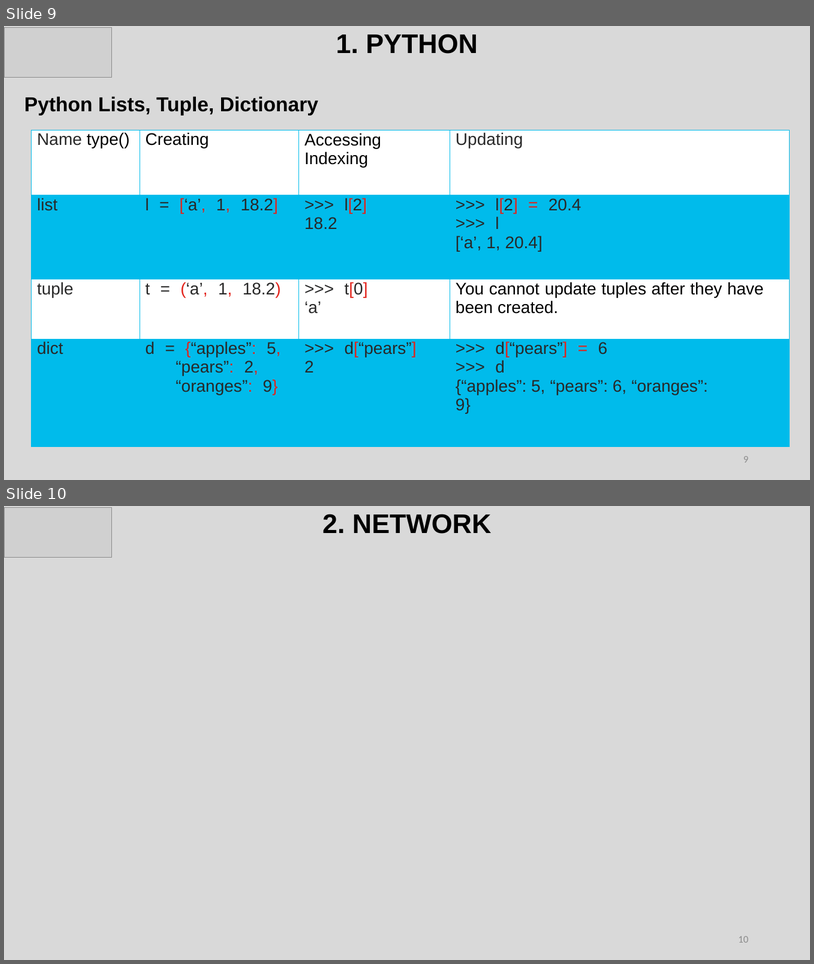
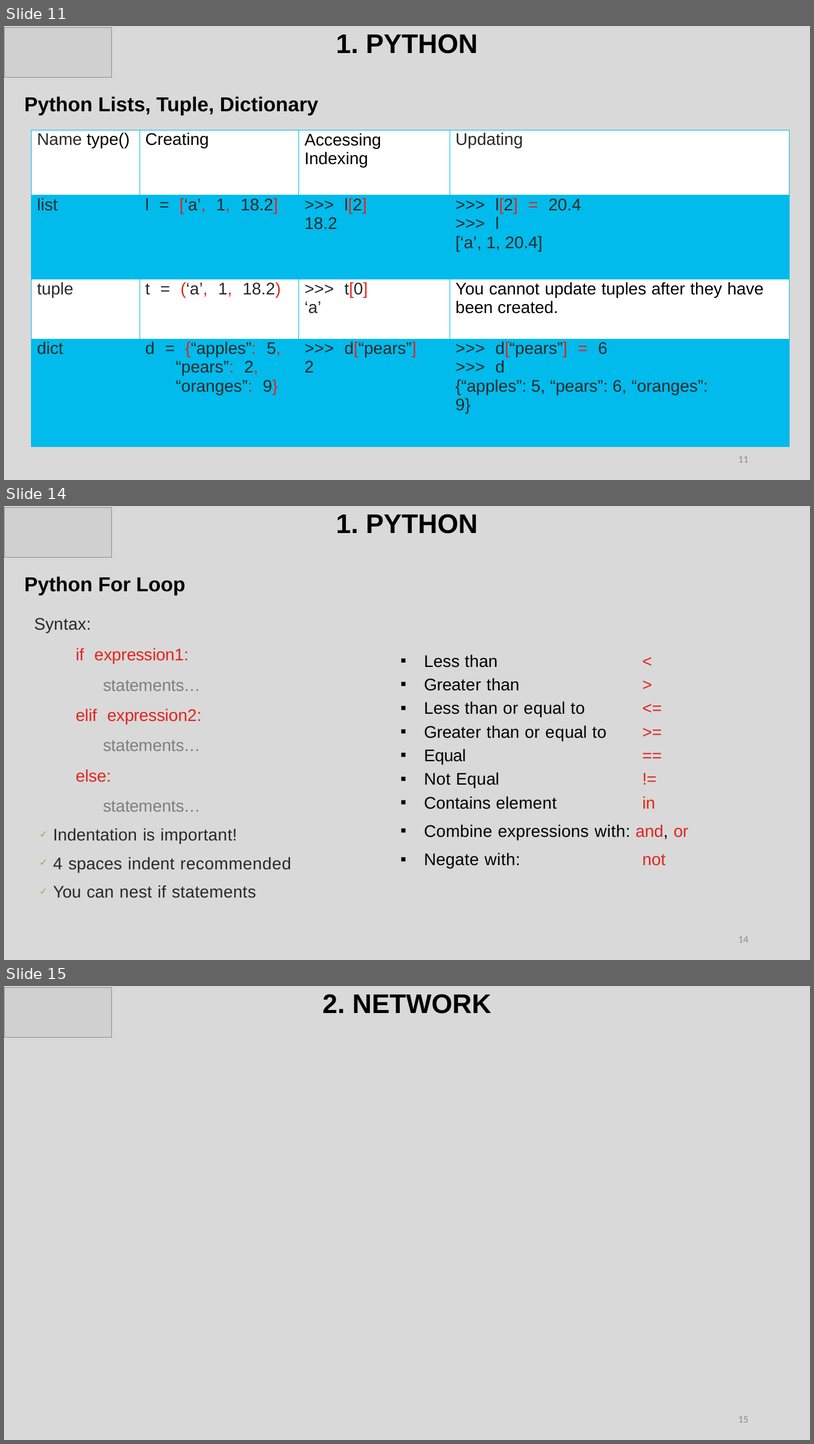
Before and after one commit to lethanhhai279/TMA, a slide deck: Presen_Section1.pptx. Shown one above the other, each under a label of ours: slides 9 and 10 before the commit, slides 11, 14 and 15 after it; the slides between them are not shown. The pictures are 814x964 and 814x1444 pixels, drawn with LibreOffice and Linux fonts; fonts in the diff are those of the drawing; grey boxes stand for pictures. Boxes give left, top, right and bottom in pixels: in the first picture for what was removed or moved away, otherwise in the second. Text is boxed around its words. In the diff, an @@ line names an element or a change of style, - is before the commit and + after.

```diff
--- a/Presen_Section1.pptx
+++ b/Presen_Section1.pptx
@@ slide 14 added at <box>4,506,810,960</box>, background #D9D9D9 @@
@@ picture added at <box>4,508,111,558</box> @@
@@ title added at <box>336,514,478,534</box>, 32 pt, text #000000, bold @@
+1. PYTHON
@@ text added at <box>24,576,185,595</box>, 24 pt, text #000000, bold @@
+Python For Loop
@@ text added at <box>34,618,291,898</box>, 20 pt, text #282828 @@
+Syntax:
+if expression1: statements…
+elif expression2: statements…
+else:
+statements…
+✓ Indentation is important!
+✓ 4 spaces indent recommended
+✓ You can nest if statements
@@ text added at <box>424,654,689,868</box>, 20 pt, text #000000 @@
+▪ Less than <
+▪ Greater than >
+▪ Less than or equal to <=
+▪ Greater than or equal to >=
+▪ Equal ==
+▪ Not Equal !=
+▪ Contains element in
+▪ Combine expressions with: and, or
+▪ Negate with: not
@@ page number added at <box>738,936,749,942</box>, 12 pt, text #8C8C8C @@
+14
@@ what was slide 9 is now slide 11 @@
@@ page number at <box>738,456,749,462</box>: text changed @@
-9
+11
@@ what was slide 10 is now slide 15 @@
@@ page number at <box>738,1416,749,1422</box>: text changed @@
-10
+15
```
Also in this commit, not shown: 2 slides changed, 4 other slides added.
